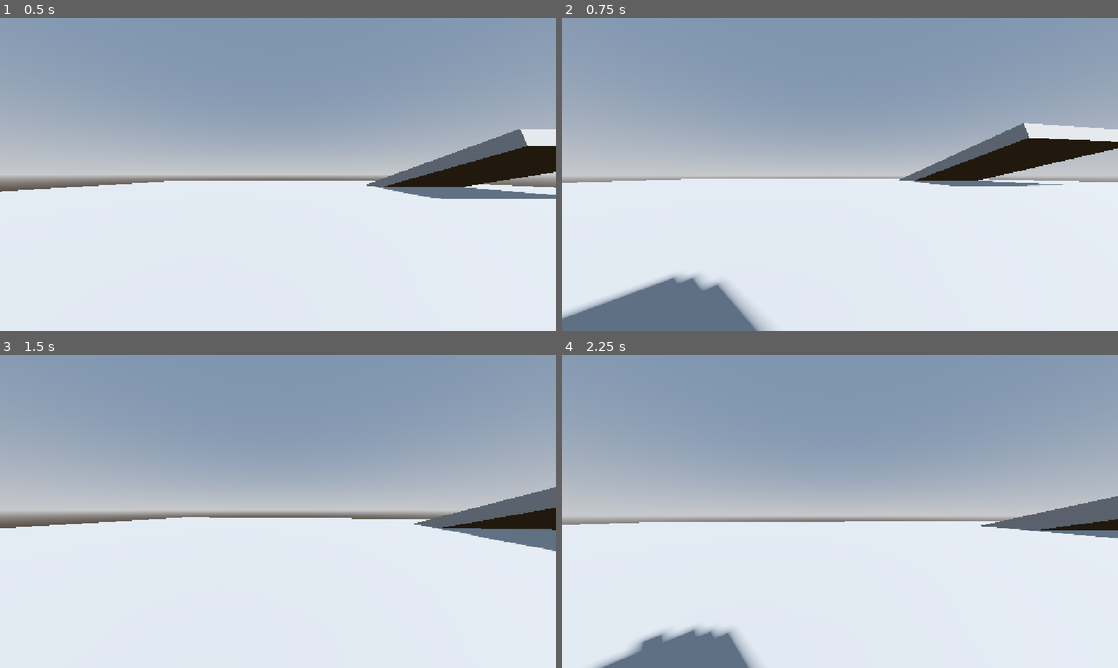
Above: before the commit, frames 1-4 (two rows, left to right).
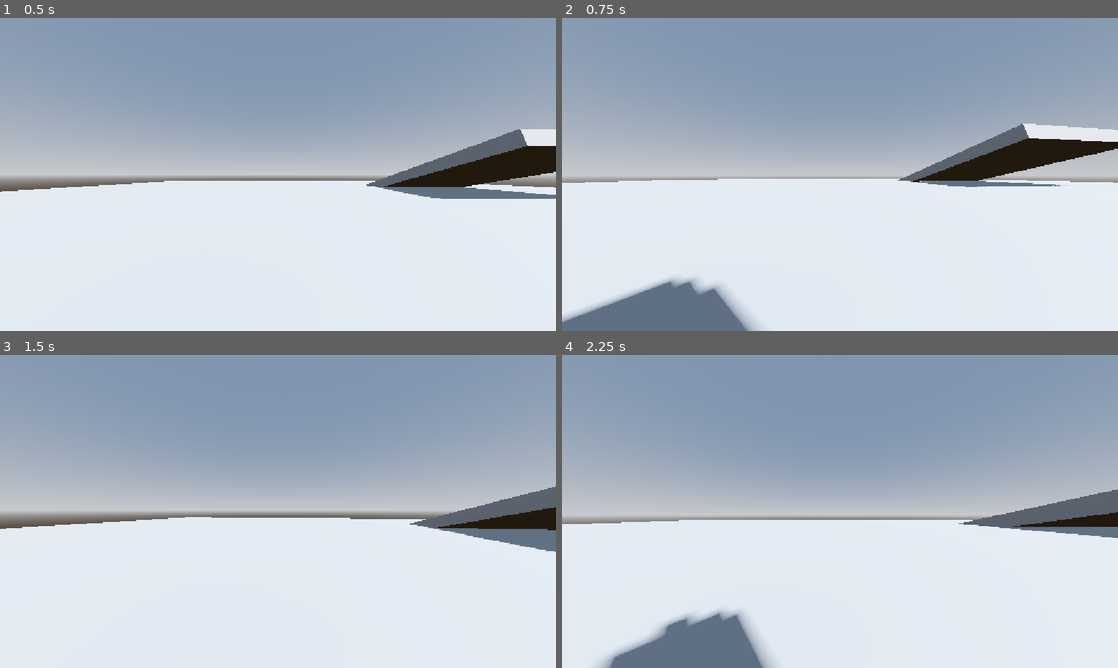
Above: after the commit, the same moments.

Repository: jules-crevoisier/fps
Game: Godot game, scene res://scenes/levels/test_arena.tscn
Two runs of this game, one before a commit and one after it. Both use one fixed random seed, a clock stepped at 60 frames per second and the inputs below.
Inputs (mouse positions are in pixels of both pictures, inside the frame that each line leads up to):
- Up to frame 1 (0.5 s): no input
- Up to frame 2 (0.75 s): move the mouse to (867, 174) at 0.52 s; hold W (move_forward) from 0.53 s (still down); hold Ctrl (crouch) from 0.53 s (still down)
- Up to frame 3 (1.5 s): keep holding W (move_forward); tap Space (jump) at 0.77 s; move the mouse to (250, 511) at 1.27 s; release Ctrl (crouch) at 1.28 s; tap Shift (sprint) at 1.35 s
- Up to frame 4 (2.25 s): keep holding W (move_forward); tap Space (jump) at 1.52 s; move the mouse to (851, 505) at 2.02 s; hold Ctrl (crouch) from 2.03 s (still down)

Frame 1 is identical in both runs. In frame 2, 1.3% of the frame differs, in the area x 0-100%, y 33-100%; in frame 3, 0.3%; in frame 4, 3.2%, in the area x 0-100%, y 42-100%.
Error before the commit: Parse Error: Identifier "posit" not declared in the current scope. (res://scripts/player/PlayerCamera.gd:59)

Commit message:
chore: update project configuration and player camera logic
- Added .gitattributes for text file normalization and binary file handling.
- Expanded .gitignore to include additional Godot-specific files and directories.
- Modified PlayerCamera.gd to improve position interpolation logic.

Diff:
--- a/scripts/player/PlayerCamera.gd
+++ b/scripts/player/PlayerCamera.gd
@@ -56,4 +56,4 @@
 		position = _base_local_pos + Vector3(offset_x, offset_y, 0.0)
 	else:
 		_bob_time = 0.0
-		posit
+		position = position.lerp(_base_local_pos, 10.0 * delta)
Not shown, changed: .gitattributes
Not shown, changed: .gitignore
